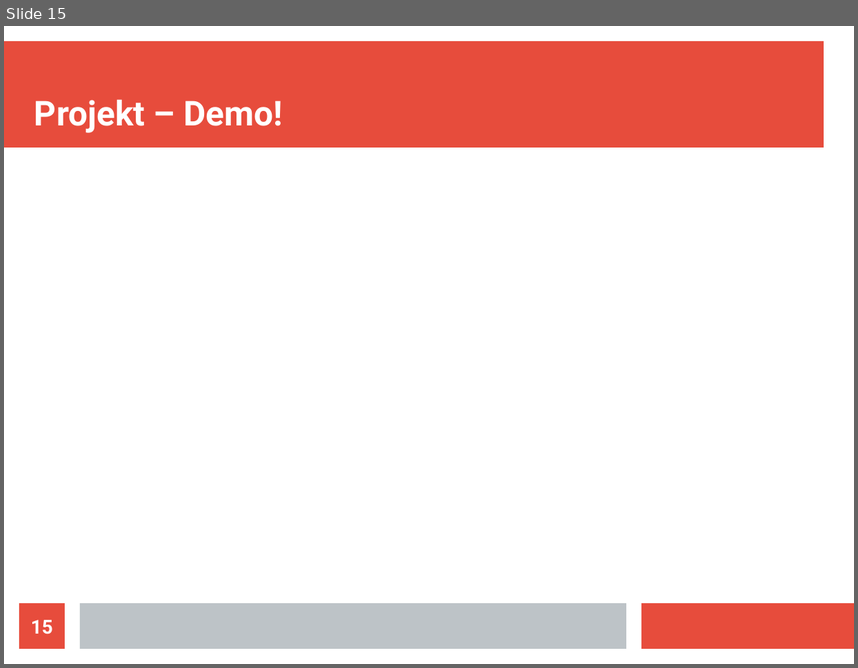
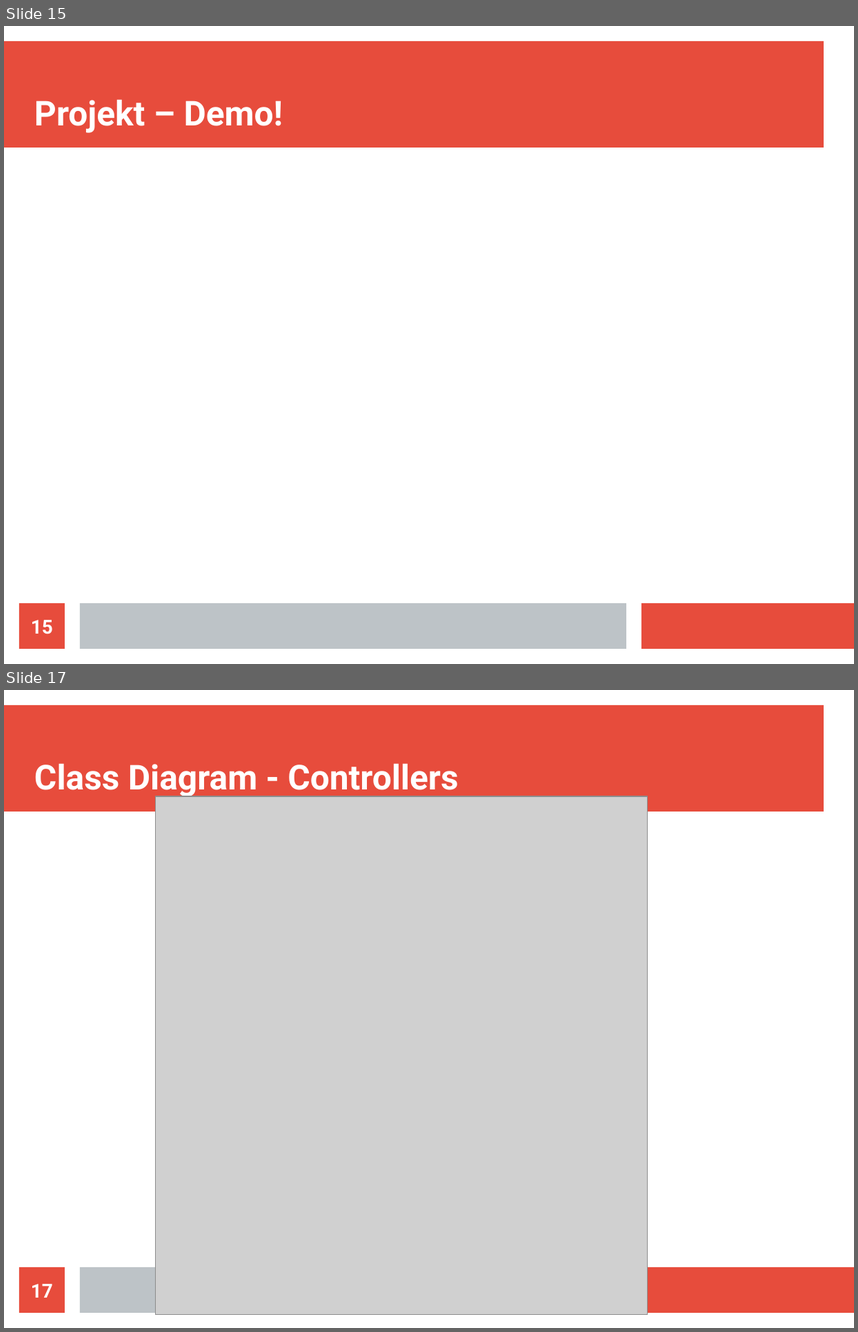
Before and after one commit to Nastynick/NewProject, a slide deck: Project2/Resources/Powerpoint project2.odp. Shown one above the other, each under a label of ours: slide 15 before the commit, slides 15 and 17 after it; the slides between them are not shown. The pictures are 858x668 and 858x1332 pixels, drawn with LibreOffice and Linux fonts; fonts in the diff are those of the drawing; grey boxes stand for pictures. Boxes give left, top, right and bottom in pixels: in the first picture for what was removed or moved away, otherwise in the second. Text is boxed around its words. In the diff, an @@ line names an element or a change of style, - is before the commit and + after.

```diff
--- a/Project2/Resources/Powerpoint project2.odp
+++ b/Project2/Resources/Powerpoint project2.odp
@@ slide 17 added at (4, 690, 854, 1328), background #FFFFFF; not listed: 3 template elements that a slide beside it also shows @@
@@ title added at (34, 763, 458, 797), 32 pt, text #FFFFFF, bold @@
+Class Diagram - Controllers
@@ picture added at (156, 796, 648, 1314) @@
@@ page number added at (19, 1267, 65, 1312), fill #E74C3C, 18 pt, text #FFFFFF, bold @@
+17
```
Also in this commit, not shown: 9 other slides added, 11 other files.
